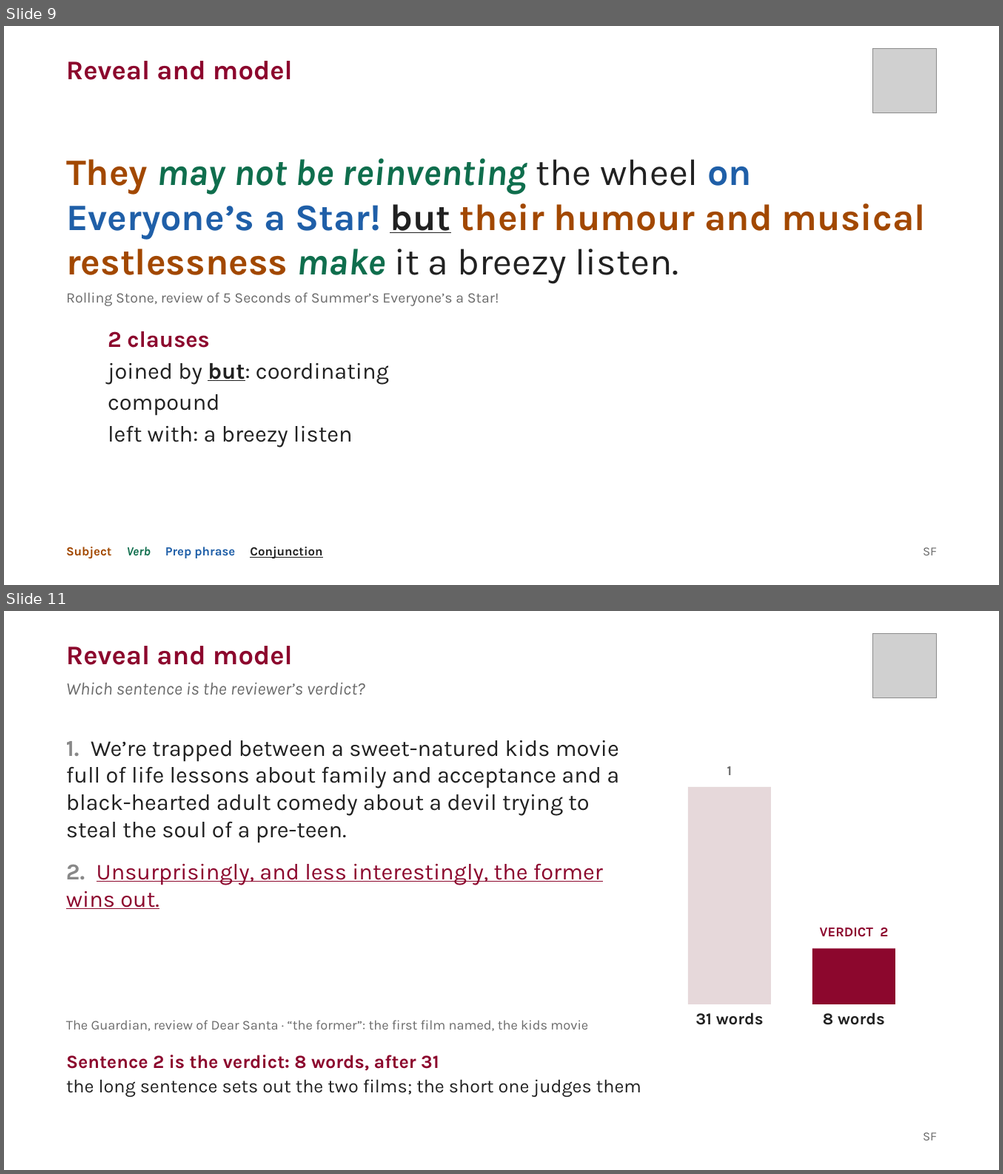
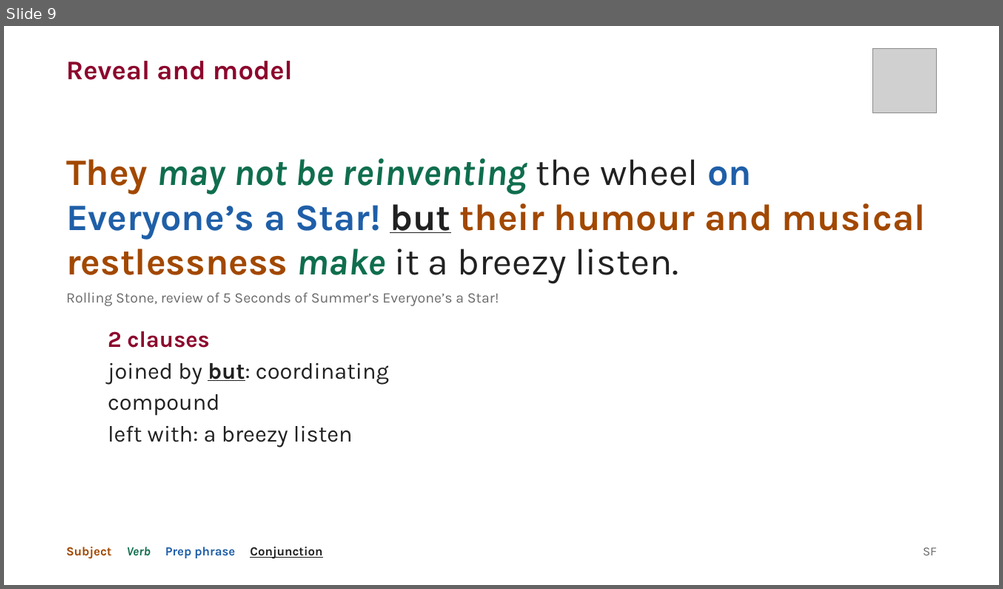
Before and after one commit to liaminhawai-cmd/Bone-Sparrow, a slide deck: SentenceFluencyDeck.pptx. Shown one above the other, each under a label of ours: slides 9 and 11 before the commit, slide 9 after it; the slides between them are not shown. The pictures are 1003x1174 and 1003x589 pixels, drawn with LibreOffice and Linux fonts; fonts in the diff are those of the drawing; grey boxes stand for pictures. Boxes give left, top, right and bottom in pixels: in the first picture for what was removed or moved away, otherwise in the second. Text is boxed around its words. In the diff, an @@ line names an element or a change of style, - is before the commit and + after.

```diff
--- a/SentenceFluencyDeck.pptx
+++ b/SentenceFluencyDeck.pptx
@@ slide 11 removed at [4, 611, 999, 1170], background #FFFFFF @@
@@ text removed at [66, 646, 293, 665] @@
-Reveal and model
@@ picture removed at [873, 634, 936, 698] @@
@@ text removed at [66, 682, 365, 695] @@
-Which sentence is the reviewer’s verdict?
@@ text removed at [66, 741, 619, 909] @@
-1. We’re trapped between a sweet-natured kids movie full of life lessons about family and acceptance and a black-hearted adult comedy about a devil trying to steal the soul of a pre-teen.
-2. Unsurprisingly, and less interestingly, the former wins out.
@@ rectangle removed at [688, 787, 771, 1005] @@
@@ text removed at [727, 766, 731, 775] @@
-1
@@ text removed at [819, 928, 888, 937] @@
-VERDICT 2
@@ rectangle removed at [812, 949, 895, 1005] @@
@@ text removed at [66, 1020, 588, 1031] @@
-The Guardian, review of Dear Santa · “the former”: the first film named, the kids movie
@@ text removed at [695, 1013, 763, 1025] @@
-31 words
@@ text removed at [822, 1013, 885, 1025] @@
-8 words
@@ text removed at [66, 1055, 641, 1097] @@
-Sentence 2 is the verdict: 8 words, after 31
-the long sentence sets out the two films; the short one judges them
@@ text removed at [922, 1133, 936, 1141] @@
-SF
```
Also in this commit, not shown: 4 slides added, 1 other slide removed, 4 other files.
